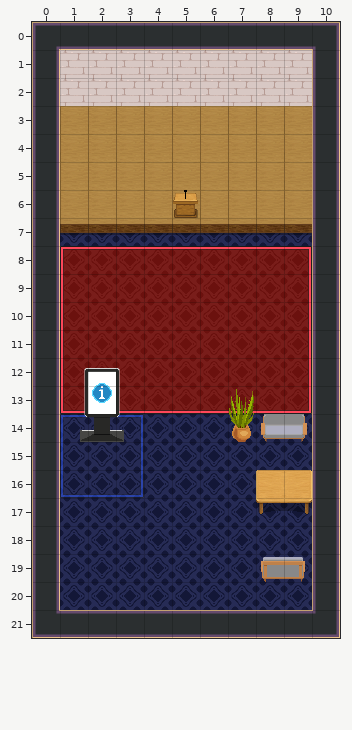
Tiled map (JSON) -- maps/lobby.tmj. This is how it looked before the edit.
Cells are 32x32 px. Shown: x 0..10, y 0..21.
Now the later version:
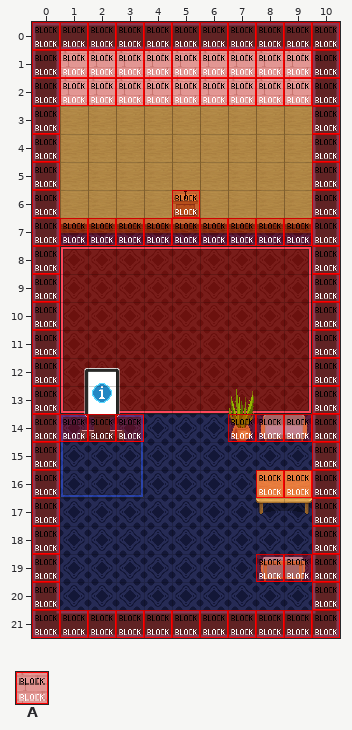
Key: from "WA_Special_Zones": A 2 "block".
_ is an empty cell.
Tiles of an added or newly shown layer are drawn over the layers below it.
See-through tiles are keyed as they look on the map.
Edits made:
Layer "collisions" (now shown):
y 0..2: x 0..10 ___________ -> AAAAAAAAAAA
y 3..5: x 0 _ -> A; x 10 _ -> A
y 6: x 0 _ -> A; x 5 _ -> A; x 10 _ -> A
y 7: x 0..10 ___________ -> AAAAAAAAAAA
y 8..13: x 0 _ -> A; x 10 _ -> A
y 14: x 0..3 ____ -> AAAA; x 7..10 ____ -> AAAA
y 15: x 0 _ -> A; x 10 _ -> A
y 16: x 0 _ -> A; x 8..10 ___ -> AAA
y 17..18: x 0 _ -> A; x 10 _ -> A
y 19: x 0 _ -> A; x 8..10 ___ -> AAA
y 20: x 0 _ -> A; x 10 _ -> A
y 21: x 0..10 ___________ -> AAAAAAAAAAA
Where, in picture pixels (left, top, right, bottom), the same in both pictures:
added: (32, 22, 340, 638)
